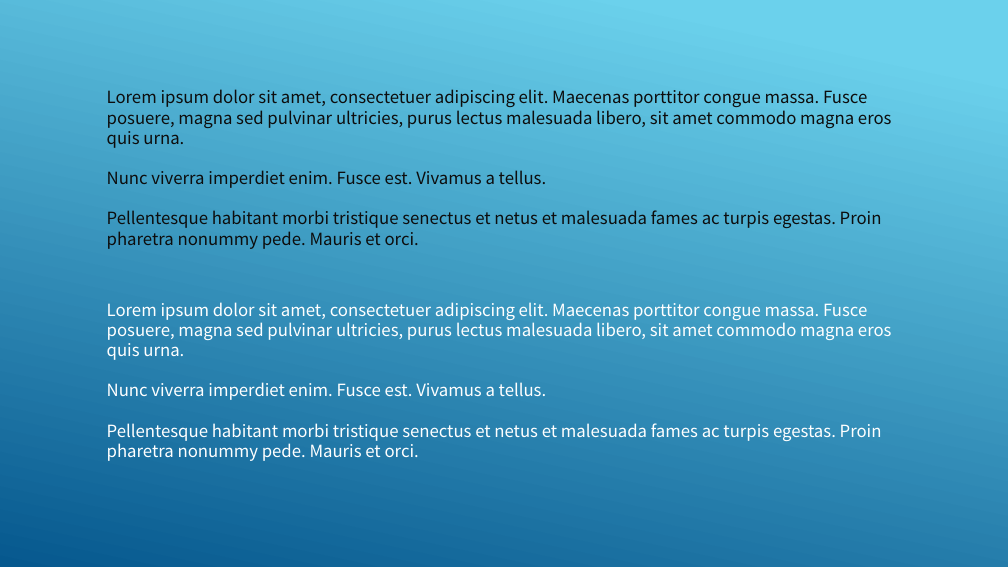
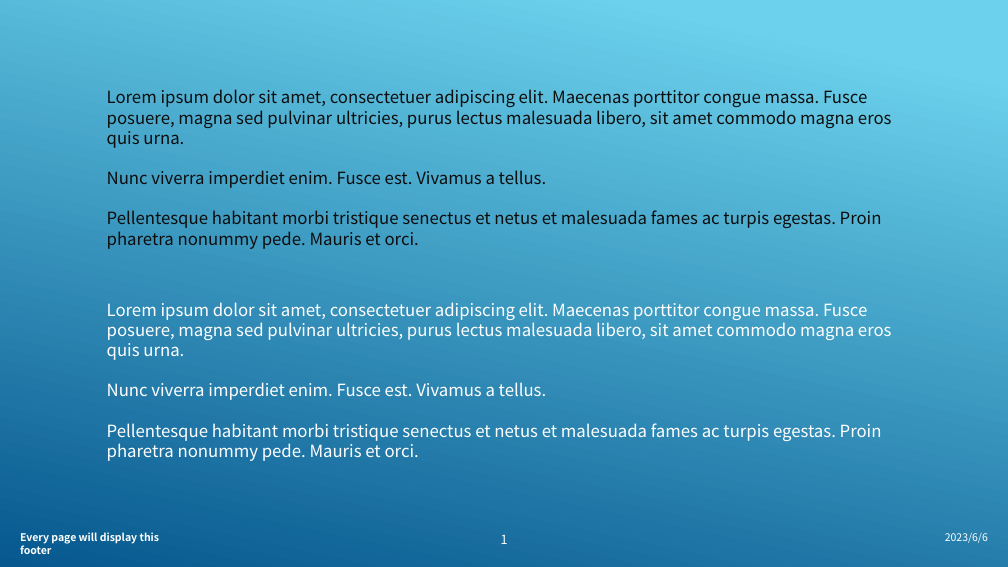
Before and after one commit to W1033/Hardware-and-Software-Apps-Notes, a slide deck: slide 1 of Office办公套件/PowerPoint/PPT教程-bilibili/演示文稿1.pptx. Drawn at 1008x567 pixels with LibreOffice and Linux fonts; fonts in the diff are those of the drawing. Boxes give left, top, right and bottom in pixels: in the first picture for what was removed or moved away, otherwise in the second. Text is boxed around its words. In the diff, an @@ line names an element or a change of style, - is before the commit and + after.

```diff
--- a/Office办公套件/PowerPoint/PPT教程-bilibili/演示文稿1.pptx
+++ b/Office办公套件/PowerPoint/PPT教程-bilibili/演示文稿1.pptx
@@ text added at (20, 532, 159, 554), 10 pt, text #FFFFFF, bold @@
+Every page will display this footer
@@ page number added at (501, 534, 508, 544), 12 pt, text #FFFFFF @@
+1
@@ text added at (945, 532, 988, 543), 10 pt, text #FFFFFF @@
+2023/6/6
```
Also in this commit, not shown: 1 other slide changed, 3 slides added, 1 slide removed, 32 other files.
